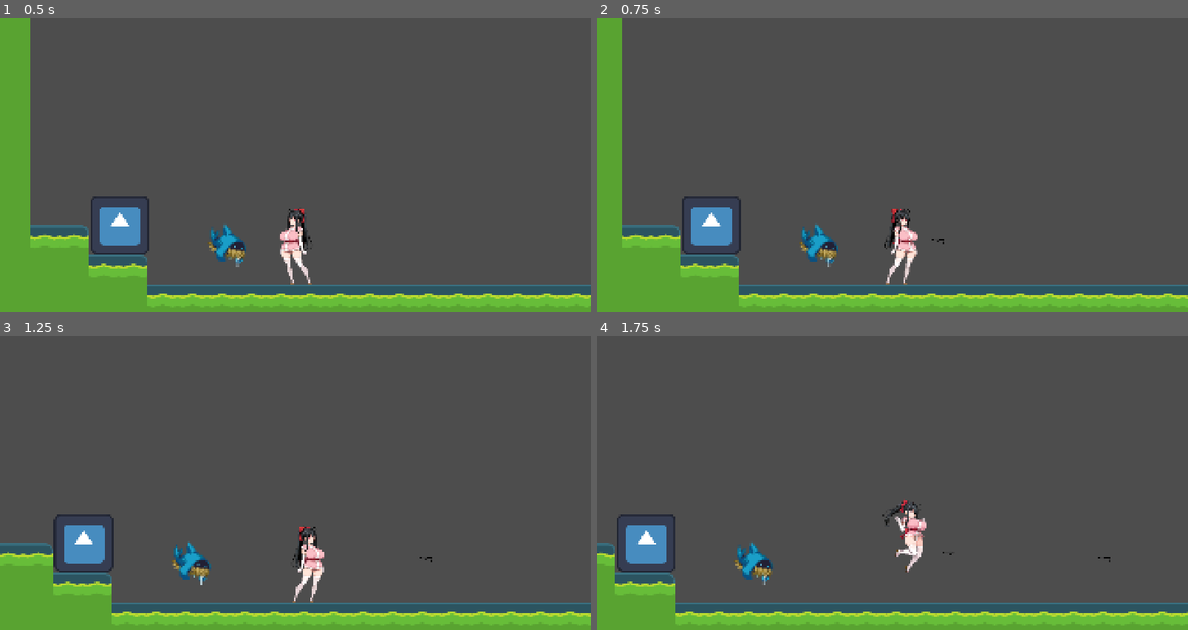
Above: before the commit, frames 1-4 (two rows, left to right).
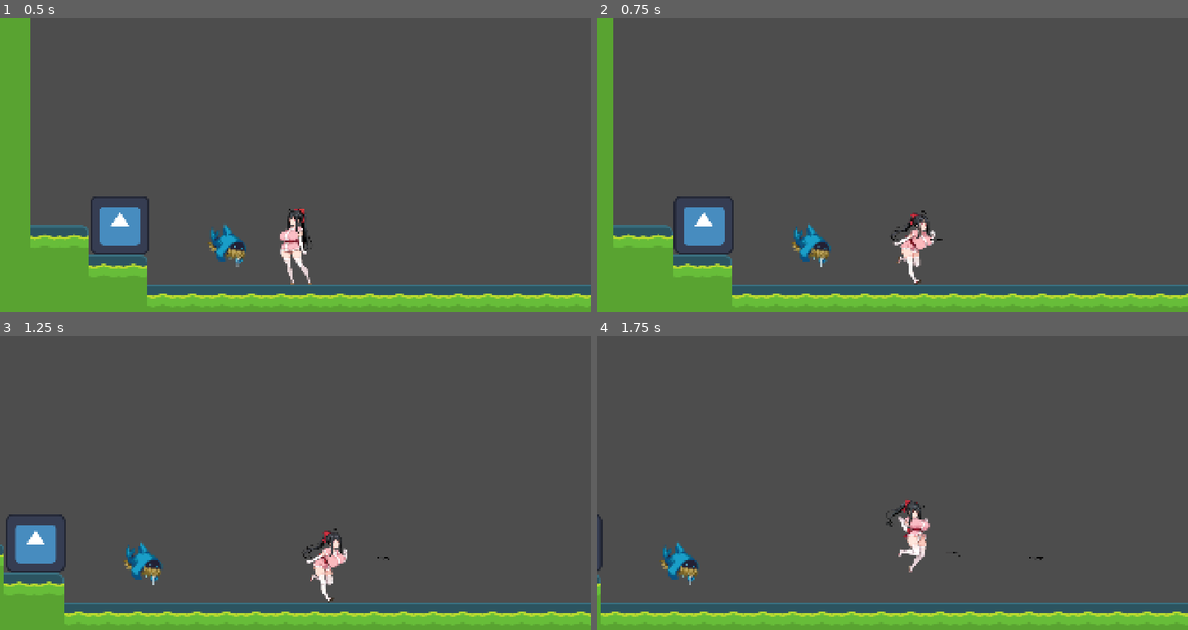
Above: after the commit, the same moments.

Repository: tea-X09A/Suzuran
Game: Godot game, scene res://scenes/levels/level0.tscn
The game is run twice, just before and just after one commit, with the same random seed, the same clock (stepped at 60 frames per second) and the same inputs. The engine's default icon, where the game draws it, is replaced by a stand-in: a white triangle on a blue panel in a dark square.
Inputs:
- Up to frame 1 (0.5 s): no input
- Up to frame 2 (0.75 s): tap Enter at 0.5 s; hold D (right) from 0.53 s (still down); hold Shift from 0.53 s (still down); tap C (shooting) at 0.6 s
- Up to frame 3 (1.25 s): keep holding D (right); keep holding Shift; tap Space (jump) at 0.77 s
- Up to frame 4 (1.75 s): keep holding D (right); release Shift at 1.28 s; tap Shift at 1.35 s; tap Space (jump) at 1.52 s; tap C (shooting) at 1.55 s

Frame 1 is identical in both runs. In frame 2, 4.9% of the frame differs, in the area x 2-100%, y 0-99%; in frame 3, 7.5%, in the area x 0-100%, y 60-99%; in frame 4, 6.3%.

Commit message:
Fix dash input timing lag with physical key detection
Replace action-based input detection with physical key checking to eliminate
timing lag when transitioning from walk to run state. Add priority dash input
checking in walk state for immediate state transitions.

🤖 Generated with [Claude Code](https://claude.com/claude-code)

Co-Authored-By: Claude <noreply@anthropic.com>

Diff:
--- a/scripts/player/states/base_state.gd
+++ b/scripts/player/states/base_state.gd
@@ -58,9 +58,22 @@
 func is_shooting_input() -> bool:
 	return Input.is_action_just_pressed("shooting") or Input.is_action_just_pressed("shooting_01")
 
-## ダッシュ入力チェック
+## ダッシュ入力チェック（物理キー検出版：確実な動作）
 func is_dash_input() -> bool:
-	return Input.is_action_pressed("run_left") or Input.is_action_pressed("run_right")
+	# 物理キーレベルでShiftキーを検出
+	var shift_pressed: bool = Input.is_physical_key_pressed(KEY_SHIFT)
+
+	# 方向キーの状態を検出
+	var d_pressed: bool = Input.is_physical_key_pressed(KEY_D)
+	var a_pressed: bool = Input.is_physical_key_pressed(KEY_A)
+	var right_arrow_pressed: bool = Input.is_physical_key_pressed(KEY_RIGHT)
+	var left_arrow_pressed: bool = Input.is_physical_key_pressed(KEY_LEFT)
+
+	# ダッシュ入力の組み合わせ判定
+	var run_right: bool = shift_pressed and (d_pressed or right_arrow_pressed)
+	var run_left: bool = shift_pressed and (a_pressed or left_arrow_pressed)
+
+	return run_left or run_right
 
 # ======================== 共通ユーティリティメソッド ========================
 ## パラメータ取得
@@ -88,9 +101,28 @@
 func is_running_state() -> bool:
 	return get_current_state_name() == "RUN"
 
-## 移動入力を取得
+## 移動入力を取得（物理キー検出版）
 func get_movement_input() -> float:
-	return Input.get_axis("left", "right")
+	# 物理キーレベルで方向キーを検出
+	var d_pressed: bool = Input.is_physical_key_pressed(KEY_D)
+	var a_pressed: bool = Input.is_physical_key_pressed(KEY_A)
+	var right_arrow_pressed: bool = Input.is_physical_key_pressed(KEY_RIGHT)
+	var left_arrow_pressed: bool = Input.is_physical_key_pressed(KEY_LEFT)
+
+	# アクションベースの検出も併用（フォールバック）
+	var left_action: bool = Input.is_action_pressed("left")
+	var right_action: bool = Input.is_action_pressed("right")
+
+	# 移動方向の判定（物理キー優先、アクション補完）
+	var left_input: bool = a_pressed or left_arrow_pressed or left_action
+	var right_input: bool = d_pressed or right_arrow_pressed or right_action
+
+	if right_input and not left_input:
+		return 1.0
+	elif left_input and not right_input:
+		return -1.0
+	else:
+		return 0.0
 
 ## スプライト方向を更新
 func update_sprite_direction(direction: float) -> void:
--- a/scripts/player/states/walk_state.gd
+++ b/scripts/player/states/walk_state.gd
@@ -4,6 +4,11 @@
 
 ## 入力処理（WALK状態固有）
 func handle_input(delta: float) -> void:
+	# 最優先でダッシュ入力をチェック（早期リターンパターン）
+	if _check_priority_dash_input():
+		player.update_animation_state("RUN")
+		return
+
 	# 共通入力処理（ジャンプ、しゃがみ、攻撃、射撃）
 	if handle_common_inputs():
 		return
@@ -29,6 +34,11 @@
 		apply_friction(delta)
 		player.update_animation_state("IDLE")
 
+## 優先ダッシュ入力チェック（タイムラグ解消用）
+func _check_priority_dash_input() -> bool:
+	# 移動入力があり、かつダッシュ入力がある場合のみtrue
+	return get_movement_input() != 0.0 and is_dash_input()
+
 ## 物理演算処理
 func physics_update(delta: float) -> void:
 	# 地面チェック処理（共通メソッド使用）
